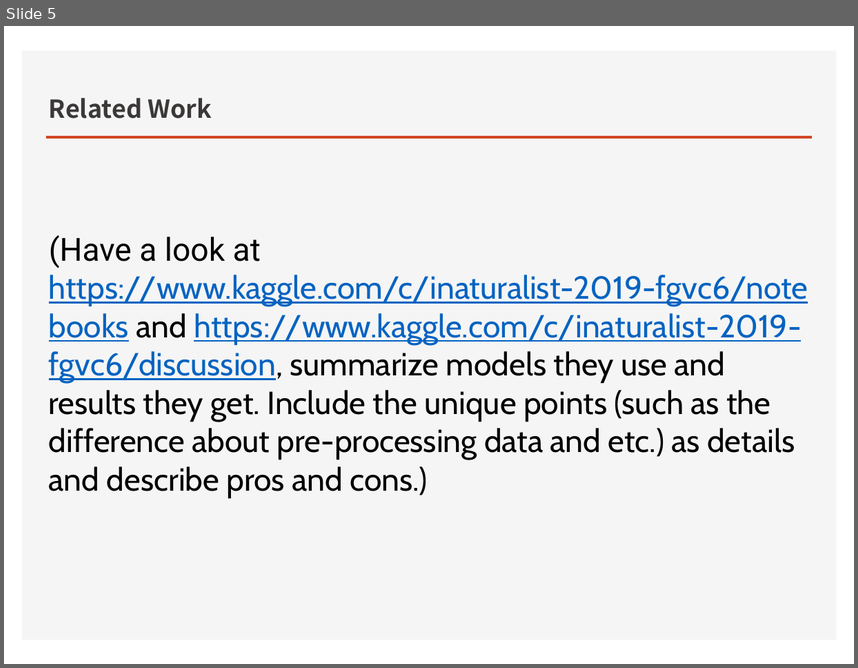
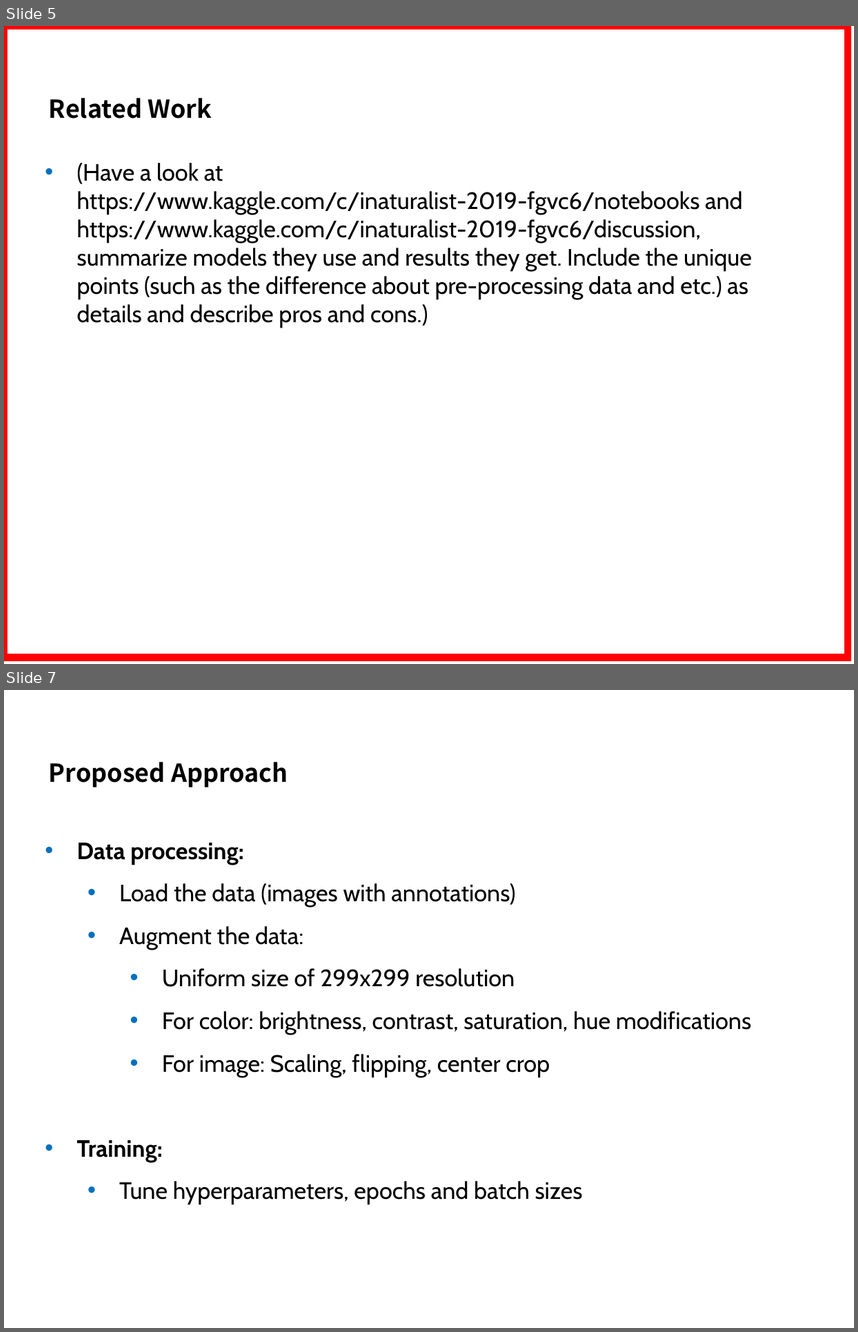
Before and after one commit to kimbold/VRDL_2019, a slide deck: Final project/Final_presentation.pptx. Shown one above the other, each under a label of ours: slide 5 before the commit, slides 5 and 7 after it; the slides between them are not shown. The pictures are 858x668 and 858x1332 pixels, drawn with LibreOffice and Linux fonts; fonts in the diff are those of the drawing; background and template pictures are left out. Boxes give left, top, right and bottom in pixels: in the first picture for what was removed or moved away, otherwise in the second. Text is boxed around its words. In the diff, an @@ line names an element or a change of style, - is before the commit and + after.

```diff
--- a/Final project/Final_presentation.pptx
+++ b/Final project/Final_presentation.pptx
@@ slide 7 added at box(4, 690, 854, 1328), background #FFFFFF @@
@@ title added at box(49, 762, 288, 787), 21 pt, text #000000, bold @@
+Proposed Approach
@@ text added at box(77, 842, 751, 1205), 20 pt, text #000000 @@
+• Data processing:
+  • Load the data (images with annotations)
+  • Augment the data:
+    • Uniform size of 299x299 resolution
+    • For color: brightness, contrast, saturation, hue modifications
+    • For image: Scaling, flipping, center crop
+• Training:
+  • Tune hyperparameters, epochs and batch sizes
@@ slide 5 changed as well @@
@@ rectangle added at box(4, 26, 848, 657), outline #FF0000 6 pt @@
@@ rectangle removed at box(22, 51, 836, 640) @@
@@ title "Related Work" at box(49, 98, 212, 118): text colour #3B3838 to #000000 @@
@@ line removed from (47, 137) to (811, 137) @@
@@ text "(Have a look at https://www.kaggle.com/c/inaturalist-2019-fg ...": place and size @@
-text "(Have a look at https://www.kaggle.com/c/inaturalist-2019-fg ..." at box(49, 235, 809, 497)
+text "(Have a look at https://www.kaggle.com/c/inaturalist-2019-fg ..." at box(77, 163, 752, 328)
@@ text "(Have a look at https://www.kaggle.com/c/inaturalist-2019-fg ..." at box(77, 163, 752, 328): size 27 to 20 pt; font Roboto to Cabin in "(Have a look at"; text colour #0563C1 to #000000, underline off in "https://www.kaggle.com/c/inaturalist-2019-fgvc6/notebooks ht ..."; bullet none to • @@
```
Also in this commit, not shown: 4 other slides changed, 7 other slides added, 10 slides removed, 1 other file.
